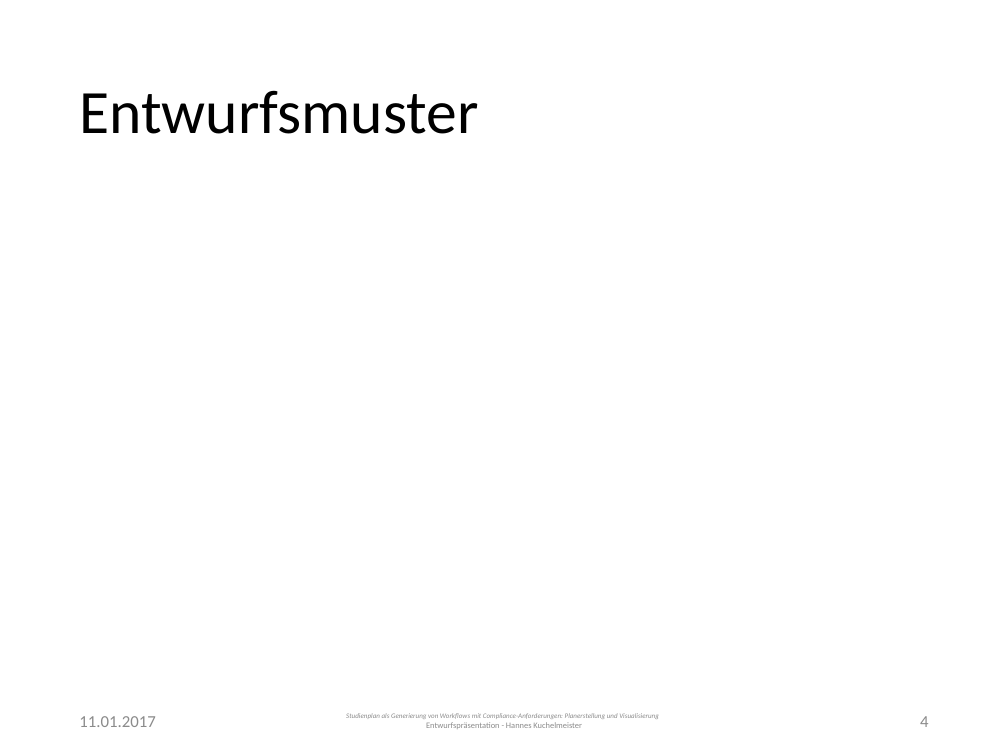
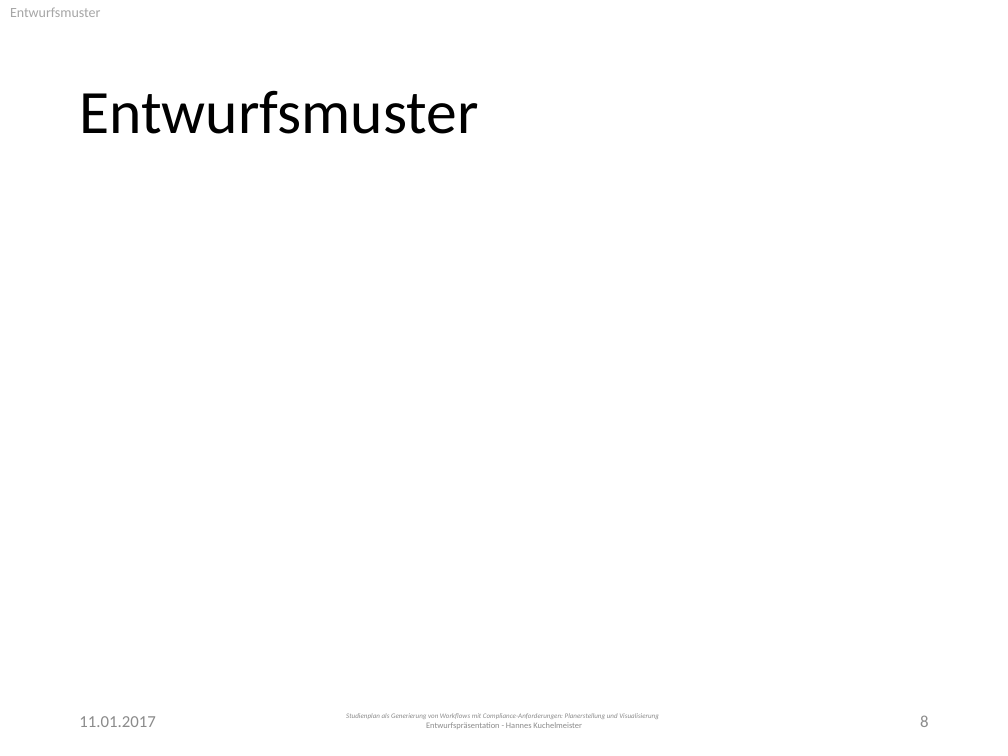
Before and after one commit to PSE-WS1617-IPD-Workflow/PSE_WS1617_IPD_Boehm_Studienplan, a slide deck: slide 8 of Entwurf/Presentation.pptx (slide 4 before the commit). Drawn at 1008x756 pixels with LibreOffice and Linux fonts; fonts in the diff are those of the drawing. Boxes give left, top, right and bottom in pixels: in the first picture for what was removed or moved away, otherwise in the second. Text is boxed around its words. In the diff, an @@ line names an element or a change of style, - is before the commit and + after.

```diff
--- a/Entwurf/Presentation.pptx
+++ b/Entwurf/Presentation.pptx
@@ text added at (10, 7, 100, 17), 10 pt, text #A6A6A6 @@
+Entwurfsmuster
@@ page number at (920, 715, 928, 727): text changed @@
-4
+8
```
Also in this commit, not shown: 10 other slides changed, 5 slides added.
